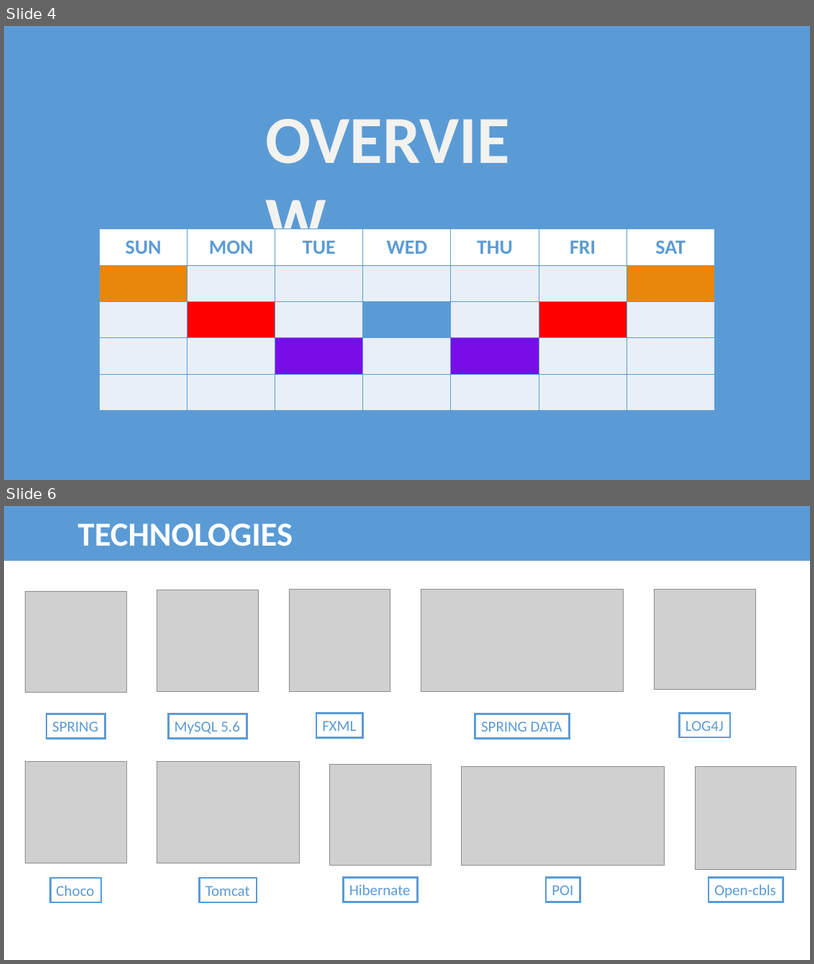
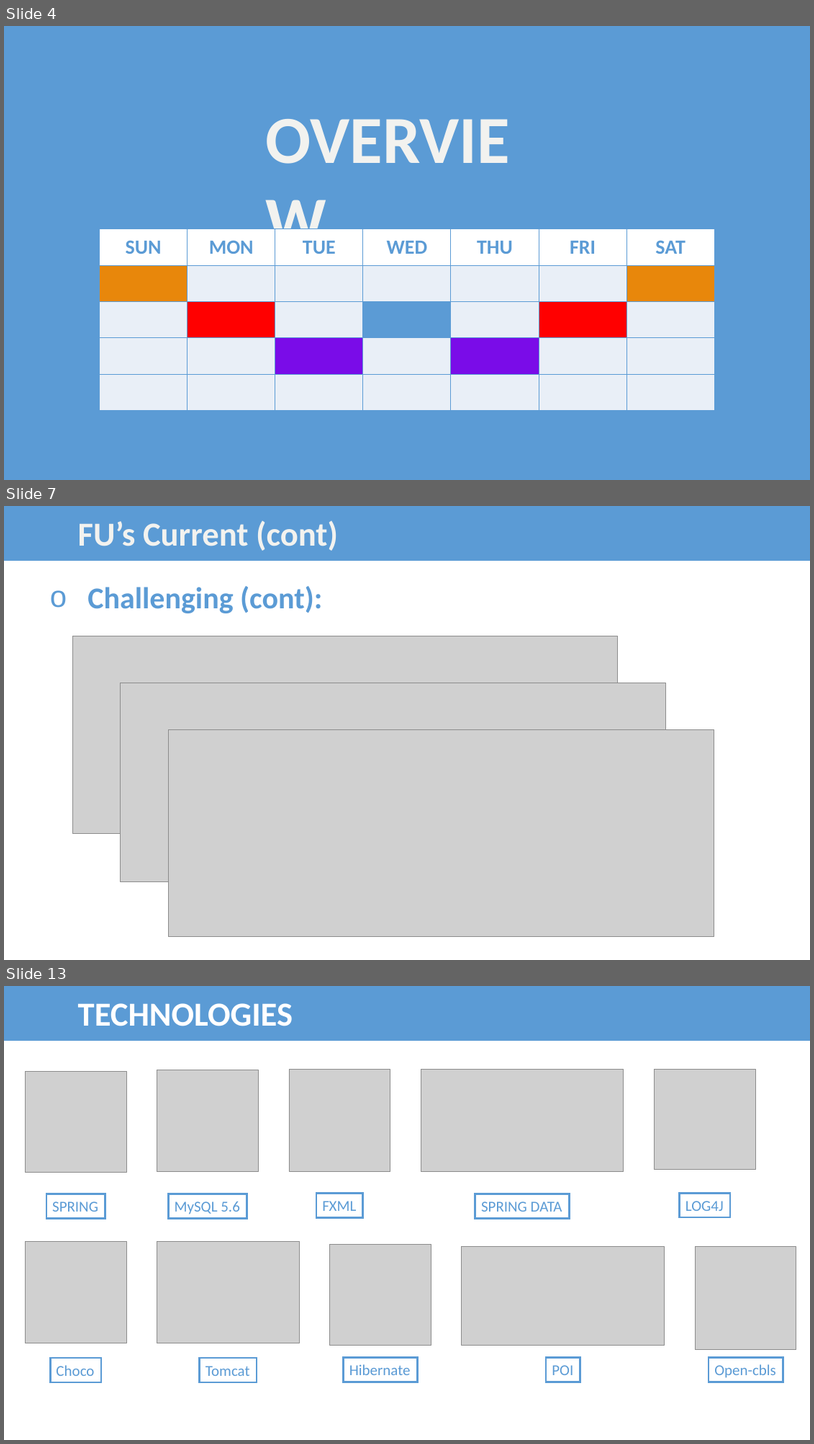
Before and after one commit to bee-lullaby/FinalProject, a slide deck: Documents/demo Presentation.pptx. Shown one above the other, each under a label of ours: slides 4 and 6 before the commit, slides 4, 7 and 13 after it; the slides between them are not shown. The pictures are 814x964 and 814x1444 pixels, drawn with LibreOffice and Linux fonts; fonts in the diff are those of the drawing; grey boxes stand for pictures. Boxes give left, top, right and bottom in pixels: in the first picture for what was removed or moved away, otherwise in the second. Text is boxed around its words. In the diff, an @@ line names an element or a change of style, - is before the commit and + after.

```diff
--- a/Documents/demo Presentation.pptx
+++ b/Documents/demo Presentation.pptx
@@ slide 7 added at bbox=[4, 506, 810, 960], background #FFFFFF @@
@@ right arrow added at bbox=[4, 506, 810, 589], fill #5B9BD5, 40 pt, text #F2F2EF, bold @@
+FU’s Current (cont)
@@ text added at bbox=[88, 586, 322, 613], 36 pt, text #5B9BD5, bold @@
+o Challenging (cont):
@@ picture added at bbox=[72, 636, 618, 834] @@
@@ picture added at bbox=[120, 682, 666, 881] @@
@@ picture added at bbox=[169, 730, 714, 937] @@
@@ what was slide 6 is now slide 13 @@
```
Also in this commit, not shown: 1 slide changed, 7 other slides added, 1 slide removed, 1 other file.
